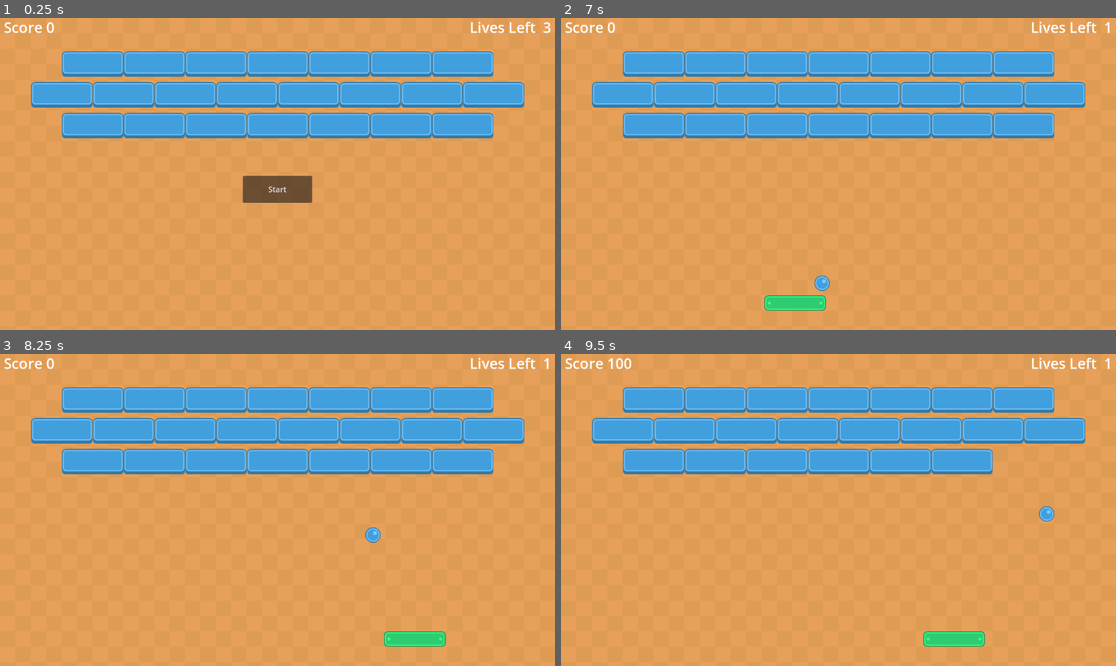
Above: before the commit, frames 1-4 (two rows, left to right).
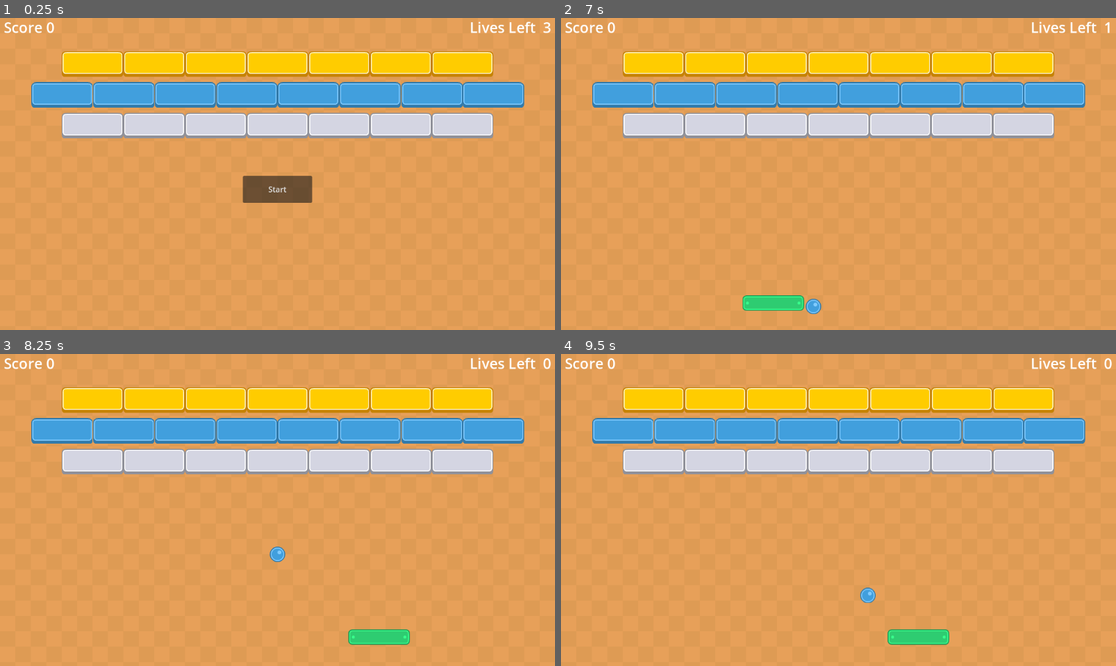
Above: after the commit, the same moments.

Repository: pinkkis/godot-bricks
Game: Godot game, scene res://scenes/game_board.tscn
Two runs of this game, one before a commit and one after it. Both use one fixed random seed, a clock stepped at 60 frames per second and the inputs below.
Inputs:
- Up to frame 1 (0.25 s): no input
- Up to frame 2 (7 s): click "Start" at 0.5 s; tap Enter at 1.25 s; hold Right (ui_right) 1.28-2.03 s; hold Left (ui_left) 2.03-2.78 s; hold Right (ui_right) 2.78-4.28 s; hold Left (ui_left) 4.28-6.53 s; hold Right (ui_right) from 6.53 s (still down)
- Up to frame 3 (8.25 s): keep holding Right (ui_right)
- Up to frame 4 (9.5 s): release Right (ui_right) at 8.78 s; hold Left (ui_left) from 8.78 s (still down)

The runs differ from the first frame. In frame 1, 13% of the frame differs, in the area x 5-95%, y 10-39%; in frame 2, 14%; in frame 3, 14%; in frame 4, 14%, in the area x 5-100%, y 1-94%.

Commit message:
finish state, different bricks, bounce fixes

Diff:
--- a/project.godot
+++ b/project.godot
@@ -15,6 +15,11 @@
 config/features=PackedStringArray("4.2", "GL Compatibility")
 config/icon="res://icon.svg"
 
+[display]
+
+window/size/resizable=false
+window/stretch/scale_mode="integer"
+
 [physics]
 
 2d/default_gravity=0.0
--- a/scenes/ball.tscn
+++ b/scenes/ball.tscn
@@ -7,6 +7,7 @@
 radius = 16.0
 
 [node name="Ball" type="CharacterBody2D"]
+motion_mode = 1
 script = ExtResource("1_0v8qi")
 ball_start_speed = 10
 
@@ -21,4 +22,9 @@
 one_shot = true
 autostart = true
 
+[node name="SpeedUpTimer" type="Timer" parent="."]
+wait_time = 10.0
+autostart = true
+
 [connection signal="timeout" from="Timer" to="." method="_on_timer_timeout"]
+[connection signal="timeout" from="SpeedUpTimer" to="." method="_on_speed_up_timer_timeout"]
--- a/scenes/brick.tscn
+++ b/scenes/brick.tscn
@@ -1,15 +1,19 @@
-[gd_scene load_steps=3 format=3 uid="uid://dk4ufx8i8hm6r"]
+[gd_scene load_steps=4 format=3 uid="uid://dk4ufx8i8hm6r"]
 
 [ext_resource type="Texture2D" uid="uid://bfhbx708nhs8" path="res://sprites/button_blue.png" id="1_l7d22"]
+[ext_resource type="Script" path="res://scripts/brick.gd" id="1_qjyb4"]
 
 [sub_resource type="RectangleShape2D" id="RectangleShape2D_3kryj"]
 size = Vector2(129, 52)
 
 [node name="Brick" type="StaticBody2D" groups=["bricks"]]
+script = ExtResource("1_qjyb4")
+brickTexture = ExtResource("1_l7d22")
 
 [node name="CollisionShape2D" type="CollisionShape2D" parent="."]
 position = Vector2(0.5, 0)
 shape = SubResource("RectangleShape2D_3kryj")
 
 [node name="Sprite2D" type="Sprite2D" parent="."]
+texture_filter = 1
 texture = ExtResource("1_l7d22")
--- a/scenes/game_board.tscn
+++ b/scenes/game_board.tscn
@@ -1,10 +1,12 @@
-[gd_scene load_steps=6 format=3 uid="uid://c0g7nvoiai8cl"]
+[gd_scene load_steps=8 format=3 uid="uid://c0g7nvoiai8cl"]
 
 [ext_resource type="Texture2D" uid="uid://ypd2n0uf3k1f" path="res://sprites/background_brown.png" id="1_ahc6v"]
 [ext_resource type="Script" path="res://scripts/game_board.gd" id="1_whn1i"]
 [ext_resource type="PackedScene" uid="uid://dk4ufx8i8hm6r" path="res://scenes/brick.tscn" id="3_nt8bo"]
 [ext_resource type="Script" path="res://scripts/bricks.gd" id="4_q505s"]
 [ext_resource type="PackedScene" uid="uid://f21j21uc8foa" path="res://scenes/wall.tscn" id="5_b1vp3"]
+[ext_resource type="Texture2D" uid="uid://pwi4xk812fr5" path="res://sprites/button_yellow.png" id="7_p20oa"]
+[ext_resource type="Texture2D" uid="uid://dgi68sbdovrg5" path="res://sprites/button_grey.png" id="8_l267w"]
 
 [node name="GameBoard" type="Node2D"]
 script = ExtResource("1_whn1i")
@@ -40,6 +42,34 @@
 [node name="Bricks" type="Node2D" parent="."]
 script = ExtResource("4_q505s")
 
+[node name="Brick5" parent="Bricks" instance=ExtResource("3_nt8bo")]
+position = Vector2(576, 96)
+brickTexture = ExtResource("7_p20oa")
+
+[node name="Brick6" parent="Bricks" instance=ExtResource("3_nt8bo")]
+position = Vector2(704, 96)
+brickTexture = ExtResource("7_p20oa")
+
+[node name="Brick7" parent="Bricks" instance=ExtResource("3_nt8bo")]
+position = Vector2(832, 96)
+brickTexture = ExtResource("7_p20oa")
+
+[node name="Brick15" parent="Bricks" instance=ExtResource("3_nt8bo")]
+position = Vector2(960, 96)
+brickTexture = ExtResource("7_p20oa")
+
+[node name="Brick8" parent="Bricks" instance=ExtResource("3_nt8bo")]
+position = Vector2(192, 96)
+brickTexture = ExtResource("7_p20oa")
+
+[node name="Brick9" parent="Bricks" instance=ExtResource("3_nt8bo")]
+position = Vector2(320, 96)
+brickTexture = ExtResource("7_p20oa")
+
+[node name="Brick10" parent="Bricks" instance=ExtResource("3_nt8bo")]
+position = Vector2(448, 96)
+brickTexture = ExtResource("7_p20oa")
+
 [node name="Brick" parent="Bricks" instance=ExtResource("3_nt8bo")]
 position = Vector2(128, 160)
 
@@ -64,47 +94,33 @@
 [node name="Brick14" parent="Bricks" instance=ExtResource("3_nt8bo")]
 position = Vector2(1024, 160)
 
-[node name="Brick5" parent="Bricks" instance=ExtResource("3_nt8bo")]
-position = Vector2(576, 96)
-
-[node name="Brick6" parent="Bricks" instance=ExtResource("3_nt8bo")]
-position = Vector2(704, 96)
-
-[node name="Brick7" parent="Bricks" instance=ExtResource("3_nt8bo")]
-position = Vector2(832, 96)
-
-[node name="Brick15" parent="Bricks" instance=ExtResource("3_nt8bo")]
-position = Vector2(960, 96)
-
-[node name="Brick8" parent="Bricks" instance=ExtResource("3_nt8bo")]
-position = Vector2(192, 96)
-
-[node name="Brick9" parent="Bricks" instance=ExtResource("3_nt8bo")]
-position = Vector2(320, 96)
-
-[node name="Brick10" parent="Bricks" instance=ExtResource("3_nt8bo")]
-position = Vector2(448, 96)
-
 [node name="Brick16" parent="Bricks" instance=ExtResource("3_nt8bo")]
 position = Vector2(576, 224)
+brickTexture = ExtResource("8_l267w")
 
 [node name="Brick17" parent="Bricks" instance=ExtResource("3_nt8bo")]
 position = Vector2(704, 224)
+brickTexture = ExtResource("8_l267w")
 
 [node name="Brick18" parent="Bricks" instance=ExtResource("3_nt8bo")]
 position = Vector2(832, 224)
+brickTexture = ExtResource("8_l267w")
 
 [node name="Brick19" parent="Bricks" instance=ExtResource("3_nt8bo")]
 position = Vector2(960, 224)
+brickTexture = ExtResource("8_l267w")
 
 [node name="Brick20" parent="Bricks" instance=ExtResource("3_nt8bo")]
 position = Vector2(192, 224)
+brickTexture = ExtResource("8_l267w")
 
 [node name="Brick21" parent="Bricks" instance=ExtResource("3_nt8bo")]
 position = Vector2(320, 224)
+brickTexture = ExtResource("8_l267w")
 
 [node name="Brick22" parent="Bricks" instance=ExtResource("3_nt8bo")]
 position = Vector2(448, 224)
+brickTexture = ExtResource("8_l267w")
 
 [node name="StartButton" type="Button" parent="."]
 offset_left = 504.0
@@ -154,4 +170,13 @@
 theme_override_font_sizes/font_size = 64
 text = "GAME OVER"
 
+[node name="GameWinLabel" type="Label" parent="."]
+visible = false
+offset_left = 432.0
+offset_top = 288.0
+offset_right = 800.0
+offset_bottom = 400.0
+theme_override_font_sizes/font_size = 64
+text = "YOU WIN"
+
 [connection signal="pressed" from="StartButton" to="." method="_on_start_pressed"]
--- a/scenes/paddle.tscn
+++ b/scenes/paddle.tscn
@@ -6,9 +6,9 @@
 [sub_resource type="RectangleShape2D" id="RectangleShape2D_b0in4"]
 size = Vector2(128, 32)
 
-[node name="Paddle" type="CharacterBody2D"]
+[node name="Paddle" type="CharacterBody2D" groups=["paddle"]]
+motion_mode = 1
 script = ExtResource("1_0qqet")
-SPEED = 300.0
 
 [node name="BlockNarrow" type="Sprite2D" parent="."]
 position = Vector2(64.0001, -15.9998)
--- a/scripts/Paddle.gd
+++ b/scripts/Paddle.gd
@@ -1,20 +1,9 @@
 extends CharacterBody2D
 class_name Paddle
 
-@onready var sprite = $CollisionShape2D
-
 @export var SPEED = 300
 
-const PADDLE_WIDTH = 128
-
-func _physics_process(delta):
-
-	var viewport_size = get_viewport_rect().size
-
+func _physics_process(_delta):
 	var direction = Input.get_axis("ui_left", "ui_right")
-	position.x += direction * SPEED * delta
-
-	if global_position.x < 0:
-		global_position.x = 0
-	if global_position.x > viewport_size.x - PADDLE_WIDTH:
-		global_position.x = viewport_size.x - PADDLE_WIDTH
+	velocity.x = direction * SPEED
+	move_and_slide()
--- a/scripts/ball.gd
+++ b/scripts/ball.gd
@@ -9,7 +9,6 @@
 # Called when the node enters the scene tree for the first time.
 func _ready():
 	randomize()
-	pass
 
 # Called every frame. 'delta' is the elapsed time since the previous frame.
 func _process(delta):
@@ -17,14 +16,18 @@
 	if collision_info:
 		var target_object = collision_info.get_collider()
 		if target_object.is_in_group("bricks"):
+			target_object.queue_free()
 			brick_hit.emit()
-			target_object.queue_free()
 		if target_object.is_in_group("death"):
 			ball_lost.emit()
 			queue_free()
-		velocity = velocity.bounce(collision_info.get_normal()) * 1.05
-	pass
+		velocity = velocity.bounce(collision_info.get_normal())
+
+		if target_object.is_in_group("paddle"):
+			velocity = velocity + collision_info.get_collider_velocity() / 10
 
 func _on_timer_timeout():
 	velocity = Vector2(randf_range(-100, 100), 100).normalized() * ball_start_speed
-	pass # Replace with function body.
+
+func _on_speed_up_timer_timeout():
+	velocity = velocity * 1.05
--- /dev/null
+++ b/scripts/brick.gd
@@ -0,0 +1,11 @@
+extends StaticBody2D
+
+@export var brickTexture: Texture2D
+
+@onready var sprite_2d = $Sprite2D
+
+func _ready():
+	sprite_2d.texture = brickTexture
+
+func _process(_delta):
+	pass
--- a/scripts/game_board.gd
+++ b/scripts/game_board.gd
@@ -11,12 +11,14 @@
 @onready var bricks = $Bricks
 @onready var score_label = $ScoreLabel
 @onready var game_over_label = $GameOverLabel
+@onready var game_win_label = $GameWinLabel
 
 var score = 0
 
 var ball_scene = preload("res://scenes/ball.tscn")
 var paddle_scene = preload("res://scenes/paddle.tscn")
 var paddle: Paddle
+var ball: Ball
 
 # Called when the node enters the scene tree for the first time.
 func _ready():
@@ -26,7 +28,7 @@
 	pass
 
 func spawn_ball():
-	var ball: Ball = ball_scene.instantiate()
+	ball = ball_scene.instantiate()
 	ball.ball_start_speed = ball_start_speed
 	ball.global_position = ball_start_position.global_position
 	ball.ball_lost.connect(_on_ball_ball_lost)
@@ -52,6 +54,11 @@
 func _on_ball_brick_hit():
 	score += 100
 	score_label.text = str(score)
+	print($Bricks.get_child_count())
+	if $Bricks.get_child_count() == 1:
+		ball.queue_free()
+		game_win_label.visible = true
+
 
 func _on_start_pressed():
 	spawn_ball()
